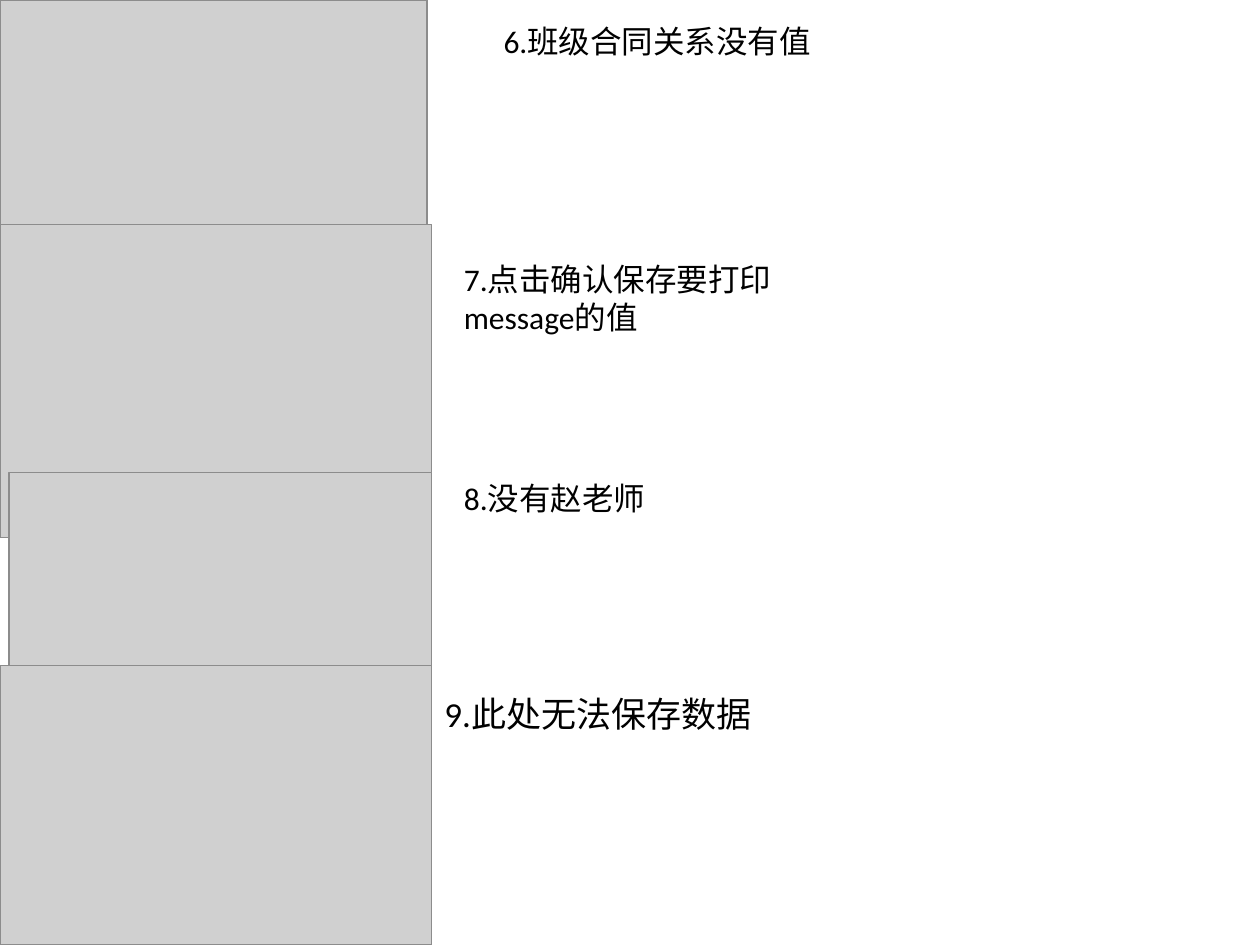
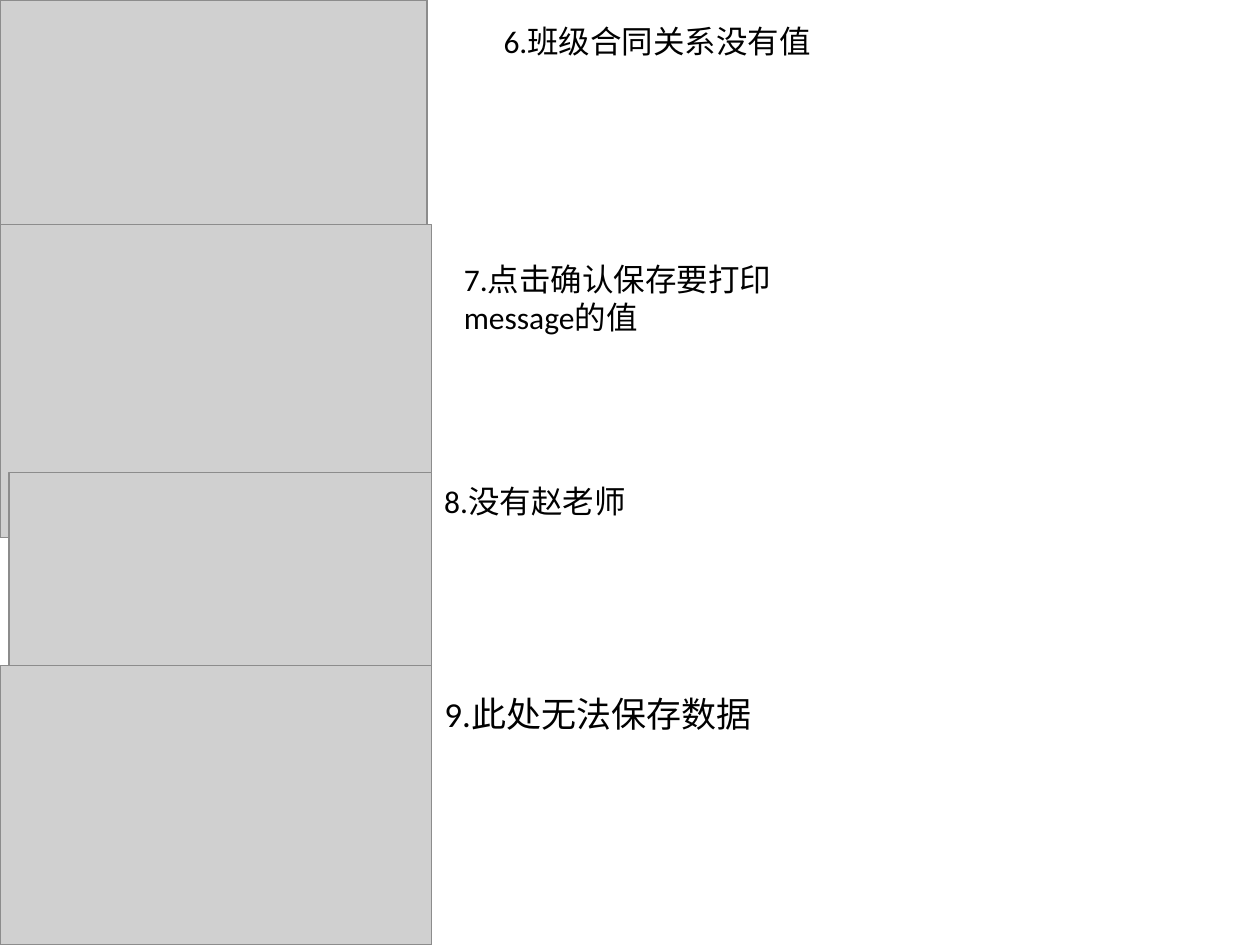
Before and after one commit to lieoluntan/sdpkRW, a slide deck: slide 2 of 个人测试任务表/0112测试问题/0112测试.pptx. Drawn at 1260x945 pixels with LibreOffice and Linux fonts; fonts in the diff are those of the drawing; grey boxes stand for pictures. Boxes give left, top, right and bottom in pixels: in the first picture for what was removed or moved away, otherwise in the second. Text is boxed around its words. In the diff, an @@ line names an element or a change of style, - is before the commit and + after.

```diff
--- a/个人测试任务表/0112测试问题/0112测试.pptx
+++ b/个人测试任务表/0112测试问题/0112测试.pptx
@@ text "8.没有赵老师": place and size @@
-text "8.没有赵老师" at [464,483,645,513]
+text "8.没有赵老师" at [444,486,625,516]
```
Also in this commit, not shown: 2 other slides changed, 1 slide added, 1 other file.
